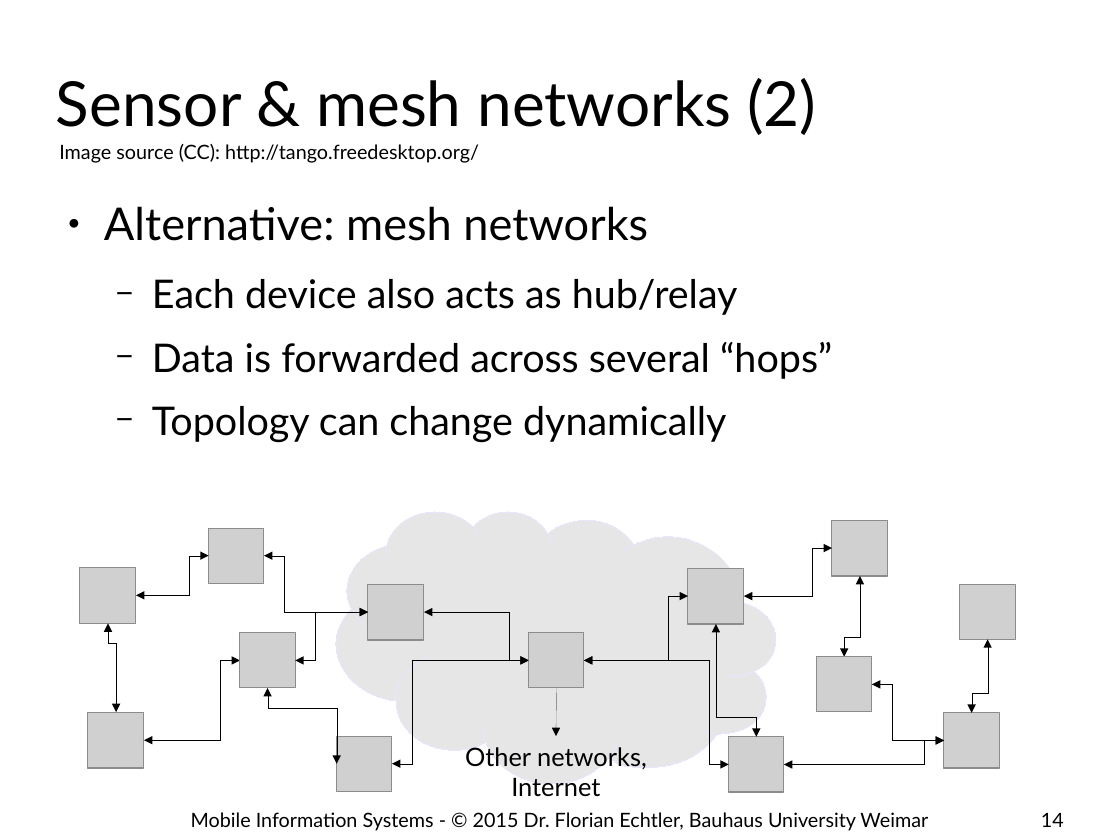
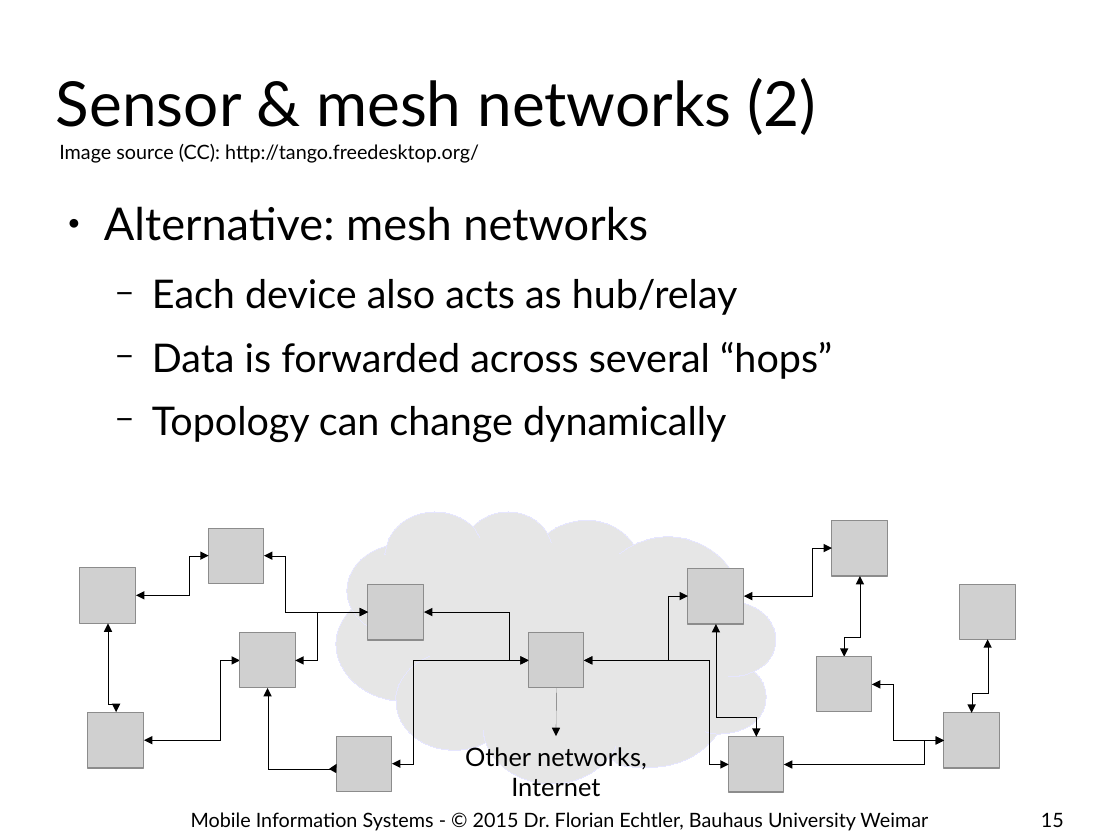
Before and after one commit to floe/mobile-information-systems, a slide deck: slide 15 of 08-ubicomp-iot.odp (slide 14 before the commit). Drawn at 1120x840 pixels with LibreOffice and Linux fonts; fonts in the diff are those of the drawing; grey boxes stand for pictures; background and template pictures are left out. Boxes give left, top, right and bottom in pixels: in the first picture for what was removed or moved away, otherwise in the second. Text is boxed around its words. In the diff, an @@ line names an element or a change of style, - is before the commit and + after.

Commit message:
minor update

```diff
--- a/08-ubicomp-iot.odp
+++ b/08-ubicomp-iot.odp
@@ elbow double arrow (108, 624) - (116, 712): route changed @@
@@ elbow double arrow (296, 661) - (368, 612): route changed @@
@@ elbow double arrow (267, 688) - (336, 764): route changed @@
@@ page number at (1041, 812, 1064, 827): text changed @@
-14
+15
```
Also in this commit, not shown: 3 other slides changed, 3 slides added.
